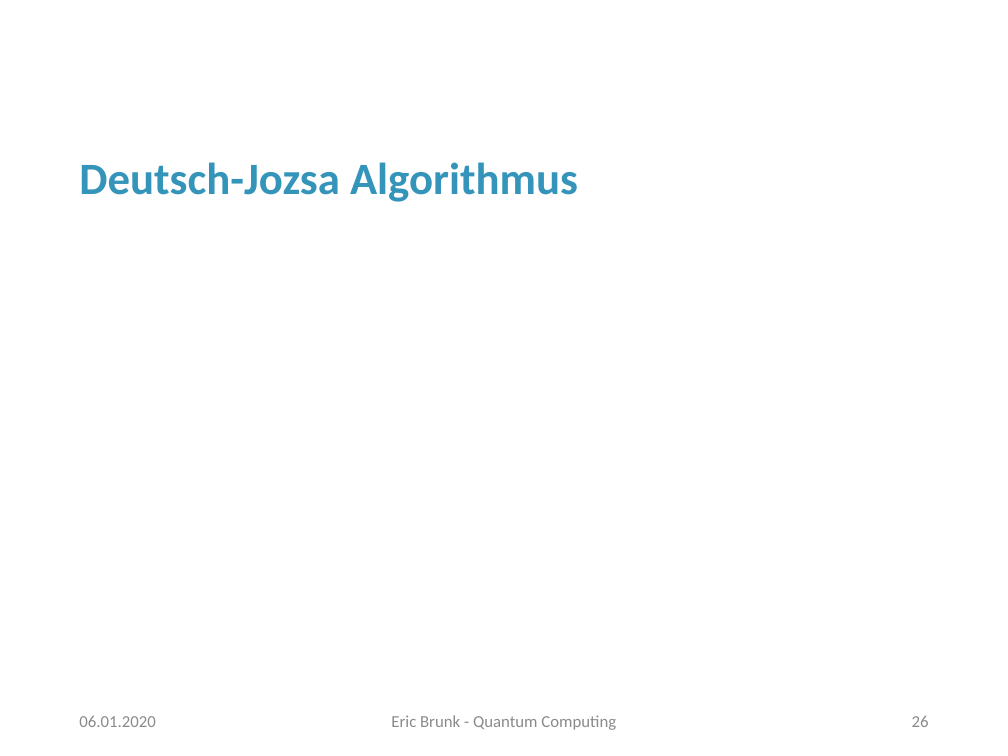
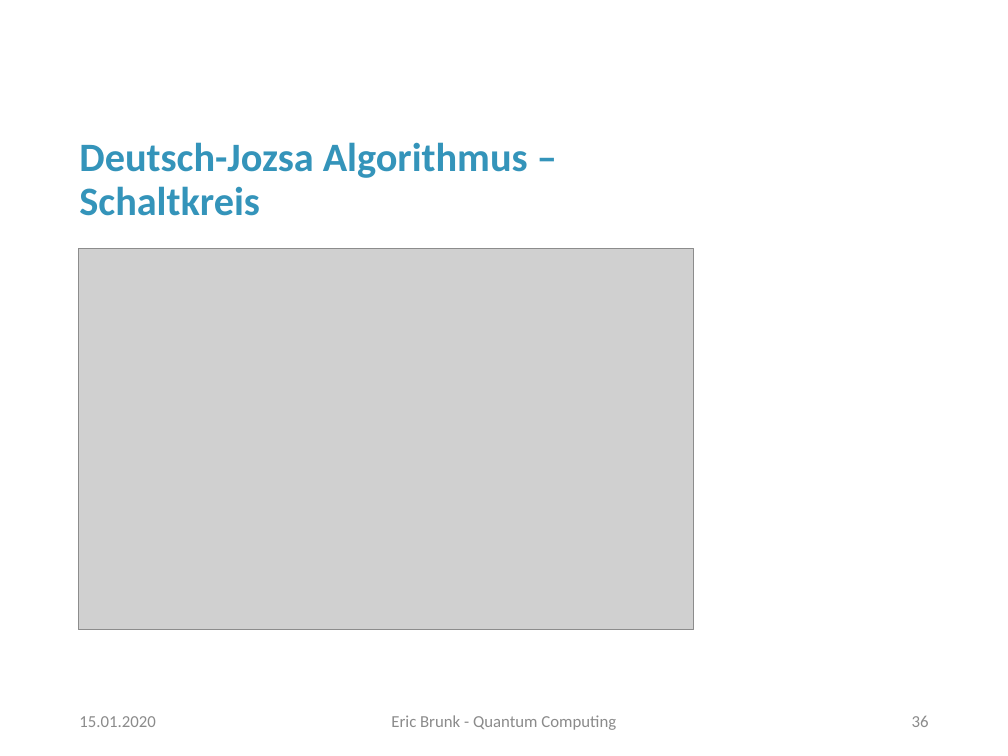
Before and after one commit to erxn91/quantum_computing, a slide deck: slide 36 of Präsentation.pptx (slide 26 before the commit). Drawn at 1008x756 pixels with LibreOffice and Linux fonts; fonts in the diff are those of the drawing; grey boxes stand for pictures; background and template pictures are left out. Boxes give left, top, right and bottom in pixels: in the first picture for what was removed or moved away, otherwise in the second. Text is boxed around its words. In the diff, an @@ line names an element or a change of style, - is before the commit and + after.

```diff
--- a/Präsentation.pptx
+++ b/Präsentation.pptx
@@ title at box(79, 142, 528, 216): text changed; size 32 to 28.8 pt @@
-Deutsch-Jozsa Algorithmus
+Deutsch-Jozsa Algorithmus – Schaltkreis
@@ picture added at box(78, 248, 694, 630) @@
@@ text at box(79, 716, 155, 727): text changed @@
-06.01.2020
+15.01.2020
@@ page number at box(912, 716, 929, 727): text changed @@
-26
+36
```
Also in this commit, not shown: 25 other slides changed, 12 slides added, 9 other files.
